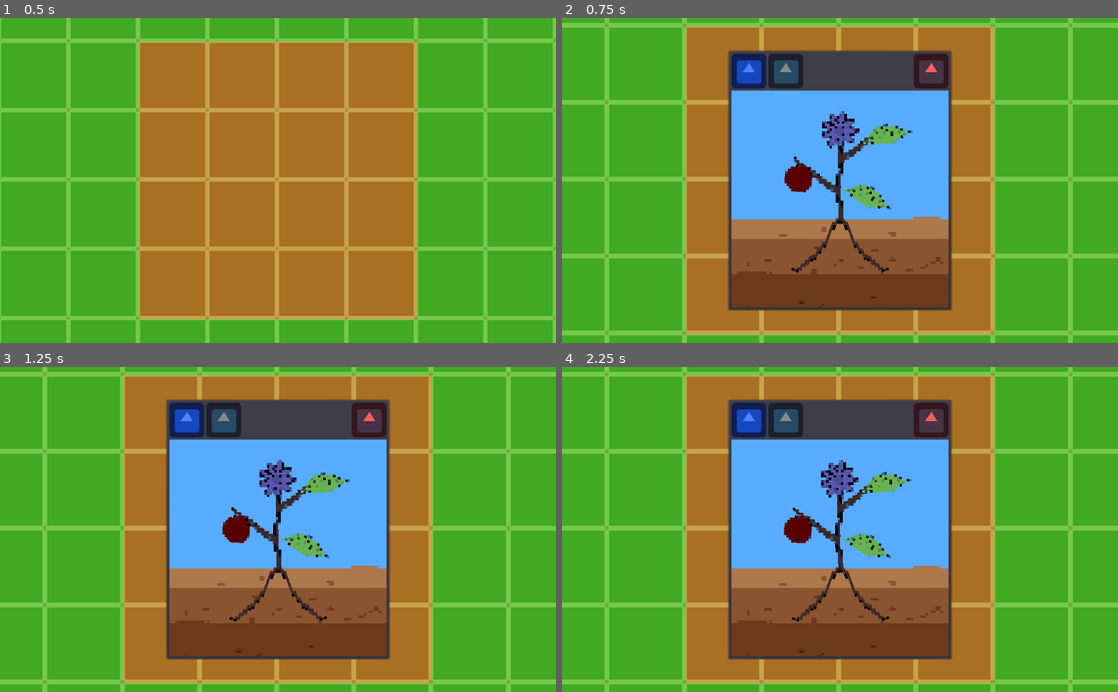
Above: before the commit, frames 1-4 (two rows, left to right).
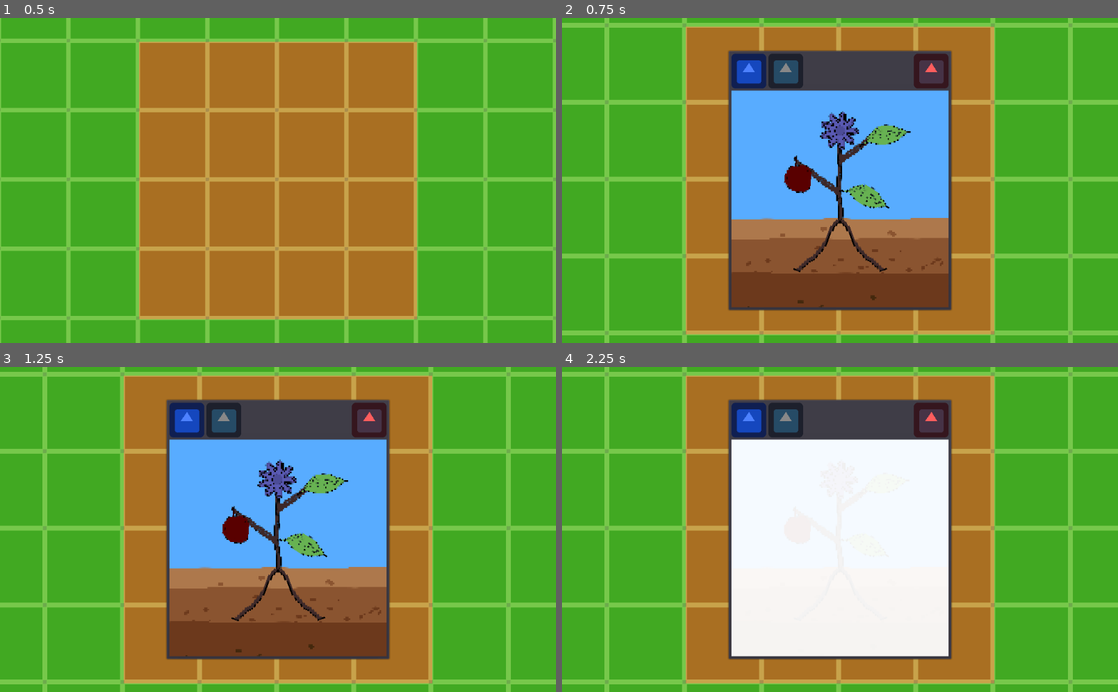
Above: after the commit, the same moments.

Repository: mrtheduts/GoGodotJam3
Game: Godot game, scene res://src/Main/Main.tscn
Two runs of this game, one before a commit and one after it. Both use one fixed random seed, a clock stepped at 60 frames per second and the inputs below. The engine's default icon, where the game draws it, is replaced by a stand-in: a white triangle on a blue panel in a dark square.
Inputs (mouse positions are in pixels of both pictures, inside the frame that each line leads up to):
- Up to frame 1 (0.5 s): no input
- Up to frame 2 (0.75 s): tap Enter at 0.5 s; move the mouse to (962, 164) at 0.52 s; hold Mouse wheel up (zoom_in) from 0.53 s (still down); click (962, 164) at 0.67 s
- Up to frame 3 (1.25 s): keep holding Mouse wheel up (zoom_in)
- Up to frame 4 (2.25 s): release Mouse wheel up (zoom_in) at 1.25 s; click (751, 419) at 1.25 s; click (784, 419) at 2 s

Frame 1 is identical in both runs. In frame 2, 1.5% of the frame differs, in the area x 30-70%, y 28-89%; in frame 3, 1.5%; in frame 4, 26%, in the area x 30-70%, y 22-90%.

Commit message:
Added UILayer, linked photo and watering buttons to plant and UILayer

Diff:
--- a/godot_assets/shaders/pixelate.tres
+++ b/godot_assets/shaders/pixelate.tres
@@ -4,4 +4,4 @@
 
 [resource]
 shader = ExtResource( 1 )
-shader_param/pixelSize = 16
+shader_param/pixelSize = 10
--- a/src/Garden/Garden.gd
+++ b/src/Garden/Garden.gd
@@ -37,8 +37,8 @@
 				plant.age()
 				plant.age()
 				print("Plant [", plant.type_hash, "]: ", plant.genetics)
-				var close_up_plant: CloseUpPlant = CloseUpPlantFactory.create_close_up_plant_from(plant)
-				show_popup_plant(close_up_plant)
+				plant.close_up_plant = CloseUpPlantFactory.create_close_up_plant_from(plant)
+				show_popup_plant(plant)
 #				print("Mouse Click/Unclick at: ", event.position)
 #				upgrade_garden_size()
 #				print(garden_size)
@@ -114,5 +114,5 @@
 
 	get_child(0).update_position()
 
-func show_popup_plant(close_up_plant: CloseUpPlant) -> void:
-	emit_signal("show_close_up_plant", close_up_plant)
+func show_popup_plant(plant: Plant) -> void:
+	emit_signal("show_close_up_plant", plant)
--- a/src/Plant/Plant.gd
+++ b/src/Plant/Plant.gd
@@ -5,12 +5,16 @@
 class_name Plant
 
 enum LIFE_STAGES { SEED, SPROUT, ADULT, DEAD}
+var life_duration_stages: Dictionary
+
+var close_up_plant: CloseUpPlant = null
 
 var type_hash: int = 0
 var genetics: Dictionary = {}
 var phenotype: Dictionary = {}
 
 var life_stage = LIFE_STAGES.SEED
+var watered_amount := Constants.MIN_WATERED_AMOUNT
 
 func _init():
 	# Build empty genetics dict
@@ -67,8 +71,7 @@
 		result[feature] = Utils.shuffle_and_pop_front(genes)
 	return result
 
-
-func age() -> void:
+func age(days: int = 1) -> void:
 	match life_stage:
 		LIFE_STAGES.SEED:
 			life_stage = LIFE_STAGES.SPROUT
@@ -78,3 +81,7 @@
 			life_stage = LIFE_STAGES.DEAD
 		LIFE_STAGES.DEAD:
 			printerr("I'm dead! :(")
+
+func water(amount: int = 1) -> void:
+	watered_amount = min(watered_amount + amount, Constants.MAX_WATERED_AMOUNT)
+	print("New watere amount: ", watered_amount)
--- a/src/PopupDialog/PopupDialog.gd
+++ b/src/PopupDialog/PopupDialog.gd
@@ -6,9 +6,12 @@
 
 class_name PopupWindow
 
+# Signals
+signal water_button_clicked
+signal photo_button_clicked
+
 var drag_pos = null
-
-
+var plant: Plant = null
 
 func _on_PopupDialog_resized():
 #	$MarginContainer/ViewportContainer.rect_size = rect_size - Vector2(10,10)
@@ -16,7 +19,7 @@
 	pass
 
 func show_scene(node: CanvasItem) -> void:
-	$VBoxContainer/ViewportContainer/Viewport.add_child(node)
+	$VBoxContainer/CenterContainer/ViewportContainer/Viewport.add_child(node)
 	rect_global_position = (get_viewport().size - rect_size) / 2
 	show()
 
@@ -37,3 +40,36 @@
 
 func _on_CloseButton_pressed():
 	self.queue_free()
+
+
+func _on_WaterButton_pressed():
+	plant.water()
+
+
+func _on_PhotoButton_pressed():
+	$Tween.interpolate_property(
+		$VBoxContainer/CenterContainer/ViewportContainer/ColorRect,
+		"modulate",
+		Color(1,1,1,0),
+		Color(1,1,1,0.95),
+		0.25,
+		$Tween.TRANS_EXPO,
+		# Easing out means we start fast and slow down as we reach the target value.
+		$Tween.EASE_OUT
+	)
+	$Tween.interpolate_property(
+		$VBoxContainer/CenterContainer/ViewportContainer/ColorRect,
+		"modulate",
+		Color(1,1,1,0.95),
+		Color(1,1,1,0),
+		0.25,
+		$Tween.TRANS_EXPO,
+		# Easing out means we start fast and slow down as we reach the target value.
+		$Tween.EASE_OUT,
+		0.25
+	)
+	$Tween.start()
+	var photo = $VBoxContainer/CenterContainer/ViewportContainer/Viewport.get_texture().get_data()
+	photo.flip_y()
+	print(photo)
+	emit_signal("photo_button_clicked", plant, photo)
--- a/src/PopupDialog/PopupDialog.tscn
+++ b/src/PopupDialog/PopupDialog.tscn
@@ -55,19 +55,32 @@
 size_flags_vertical = 10
 texture_normal = ExtResource( 1 )
 
-[node name="ViewportContainer" type="ViewportContainer" parent="VBoxContainer"]
+[node name="CenterContainer" type="CenterContainer" parent="VBoxContainer"]
 margin_top = 68.0
 margin_right = 400.0
 margin_bottom = 468.0
+
+[node name="ViewportContainer" type="ViewportContainer" parent="VBoxContainer/CenterContainer"]
+margin_right = 400.0
+margin_bottom = 400.0
 rect_min_size = Vector2( 400, 400 )
 stretch = true
 
-[node name="Viewport" type="Viewport" parent="VBoxContainer/ViewportContainer"]
+[node name="ColorRect" type="ColorRect" parent="VBoxContainer/CenterContainer/ViewportContainer"]
+modulate = Color( 1, 1, 1, 0 )
+margin_right = 400.0
+margin_bottom = 400.0
+
+[node name="Viewport" type="Viewport" parent="VBoxContainer/CenterContainer/ViewportContainer"]
 size = Vector2( 400, 400 )
 own_world = true
 handle_input_locally = false
 render_target_update_mode = 3
 
+[node name="Tween" type="Tween" parent="."]
+
 [connection signal="resized" from="." to="." method="_on_PopupDialog_resized"]
 [connection signal="gui_input" from="VBoxContainer/HBoxContainer" to="." method="_on_HBoxContainer_gui_input"]
+[connection signal="pressed" from="VBoxContainer/HBoxContainer/HBoxContainer/WaterButton" to="." method="_on_WaterButton_pressed"]
+[connection signal="pressed" from="VBoxContainer/HBoxContainer/HBoxContainer/PhotoButton" to="." method="_on_PhotoButton_pressed"]
 [connection signal="pressed" from="VBoxContainer/HBoxContainer/CloseButton" to="." method="_on_CloseButton_pressed"]
--- a/src/Singletons/Constants.gd
+++ b/src/Singletons/Constants.gd
@@ -7,7 +7,10 @@
 const STARTING_MONEY: int = 10
 const STARTING_STORAGE_SPACE: int = 5
 
+# PLANT
 const MUTATION_ODDS = 100
+const MAX_WATERED_AMOUNT: int = 10
+const MIN_WATERED_AMOUNT: int = 1
 
 
 # SHOP
--- a/src/UI/UILayer.gd
+++ b/src/UI/UILayer.gd
@@ -4,14 +4,24 @@
 
 extends CanvasLayer
 
+# Signals
+signal photo_took
+
 var POPUP_SCENE = preload("res://src/PopupDialog/PopupDialog.tscn")
 var CLOSE_UP_SOIL_SCENE = preload("res://src/CloseUpPlot/CloseUpPlot.tscn")
 
-func _on_Garden_show_close_up_plant(close_up_plant: CloseUpPlant):
+func _on_Garden_show_close_up_plant(plant: Plant):
+	var close_up_plant: CloseUpPlant = plant.close_up_plant
 	var close_up_plot: CloseUpPlot = CLOSE_UP_SOIL_SCENE.instance()
 	var camera_offset := close_up_plant.get_plant_center()
 	close_up_plot.add_node_and_focus_camera(close_up_plant, camera_offset, 3.5)
 
 	var popup_window: PopupWindow = POPUP_SCENE.instance()
+	Utils.conn_nodes(popup_window, "photo_button_clicked", self, "_on_PopupWindow_photo_button_clicked")
+	popup_window.plant = plant
 	add_child(popup_window)
 	popup_window.show_scene(close_up_plot)
+
+func _on_PopupWindow_photo_button_clicked(plant: Plant, photo: Image):
+	print(plant, photo)
+	emit_signal("photo_took", plant, photo)
